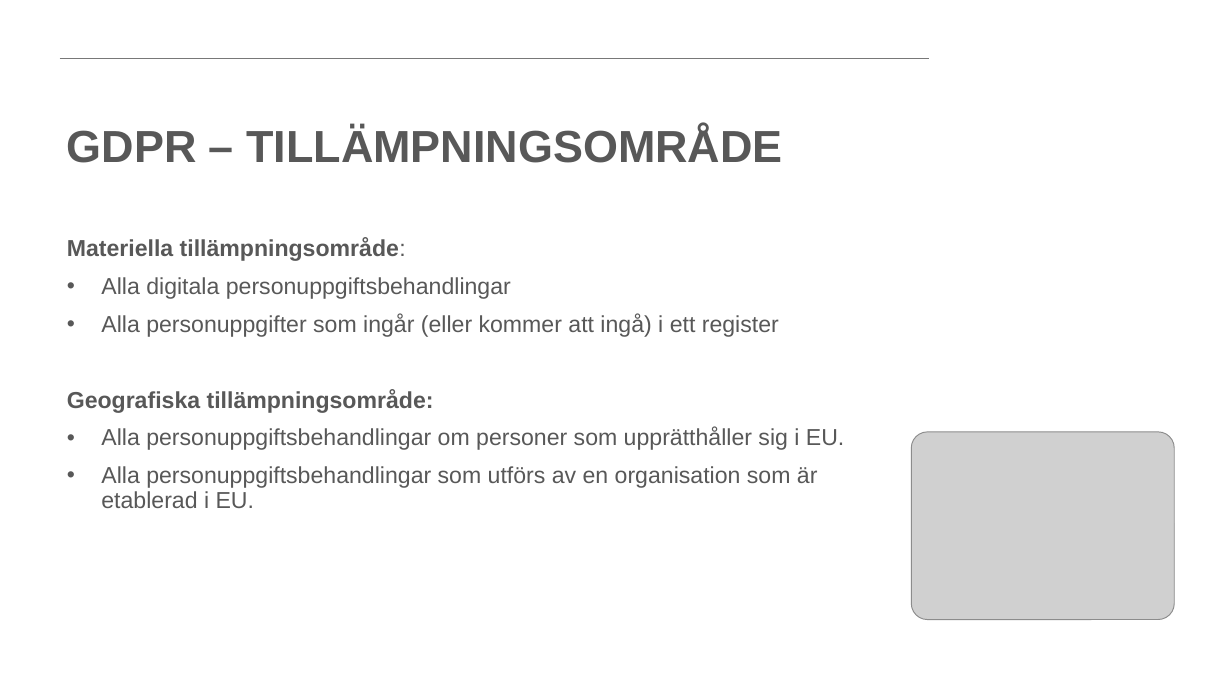
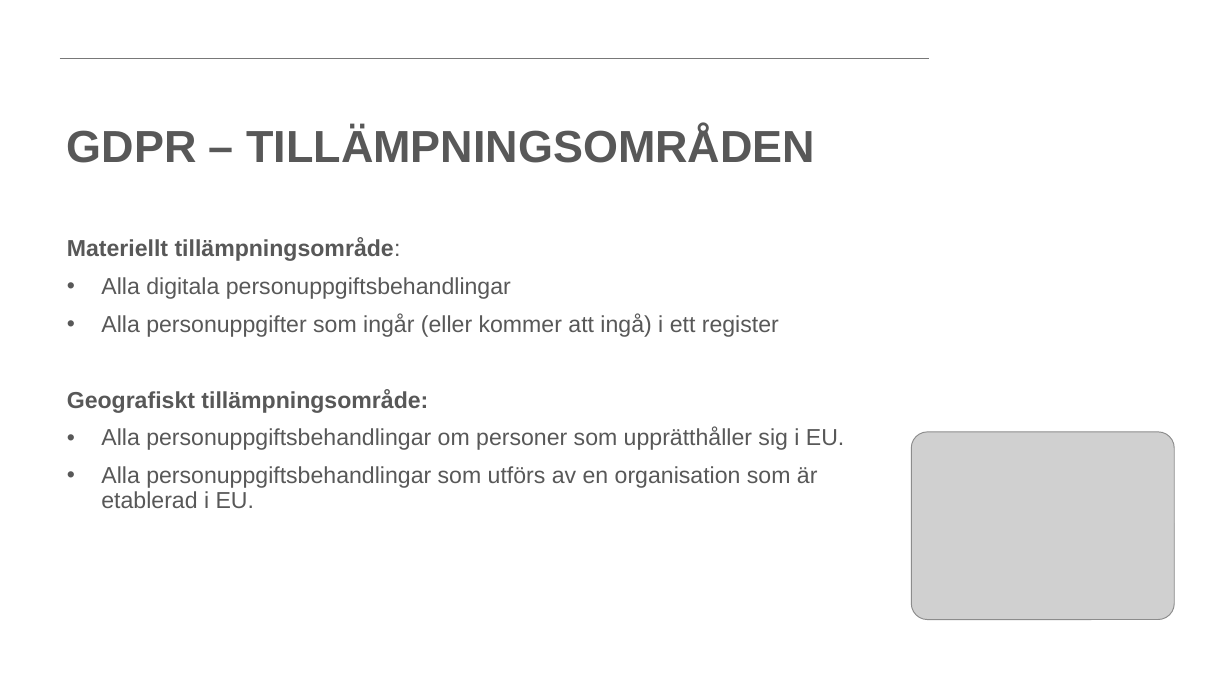
Before and after one commit to PeppeL-G/course-material, a slide deck: slide 8 of src/lectures/gdpr/gdpr.pptx (slide 9 before the commit). Drawn at 1232x693 pixels with LibreOffice and Linux fonts; fonts in the diff are those of the drawing; grey boxes stand for pictures; background and template pictures are left out. Boxes give left, top, right and bottom in pixels: in the first picture for what was removed or moved away, otherwise in the second. Text is boxed around its words. In the diff, an @@ line names an element or a change of style, - is before the commit and + after.

Commit message:
Added GDPR lecture.

```diff
--- a/src/lectures/gdpr/gdpr.pptx
+++ b/src/lectures/gdpr/gdpr.pptx
@@ title at <box>67,127,815,163</box>: text changed @@
-GDPR – TILLÄMPNINGSOMRÅDE
+GDPR – TILLÄMPNINGSOMRÅDEN
@@ text at <box>67,238,401,261</box>: text changed @@
-Materiella tillämpningsområde:
+Materiellt tillämpningsområde:
@@ text at <box>67,389,428,413</box>: text changed @@
-Geografiska tillämpningsområde:
+Geografiskt tillämpningsområde:
```
Also in this commit, not shown: 8 other slides changed, 1 slide added, 1 slide removed, 2 other files.
